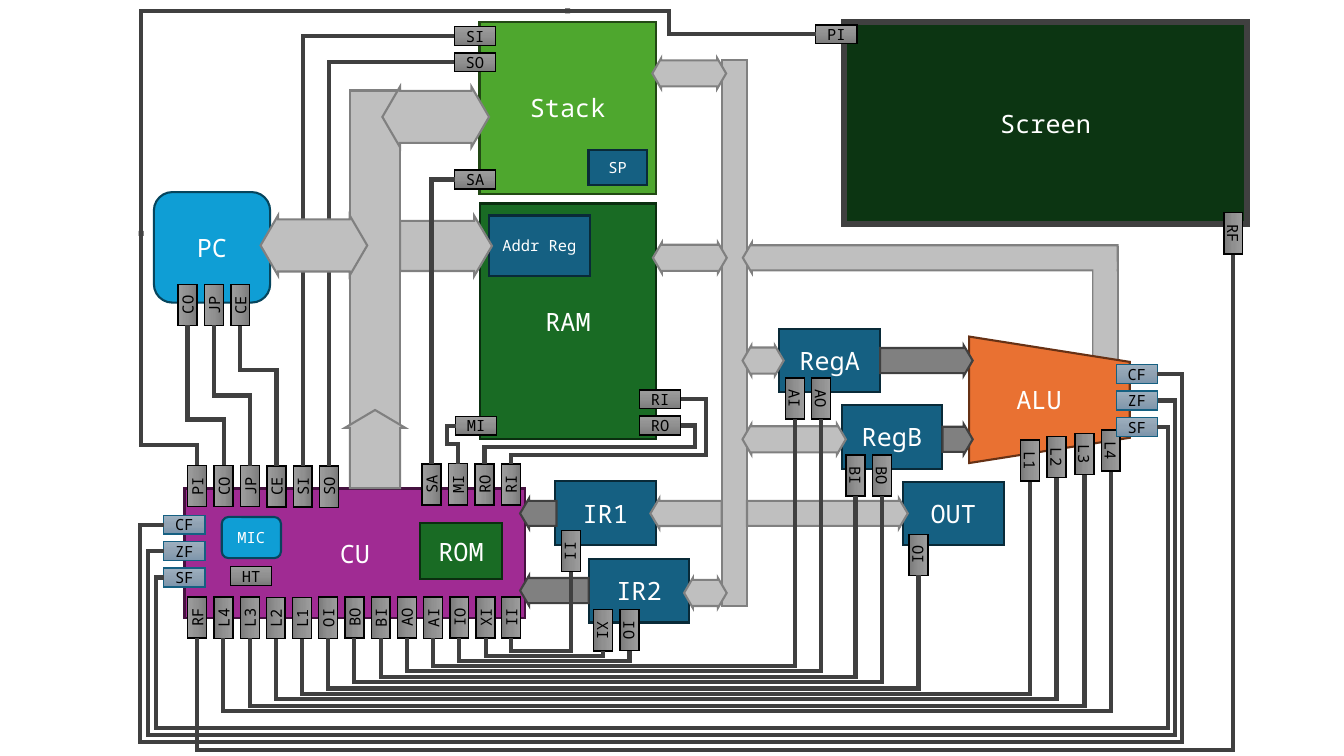
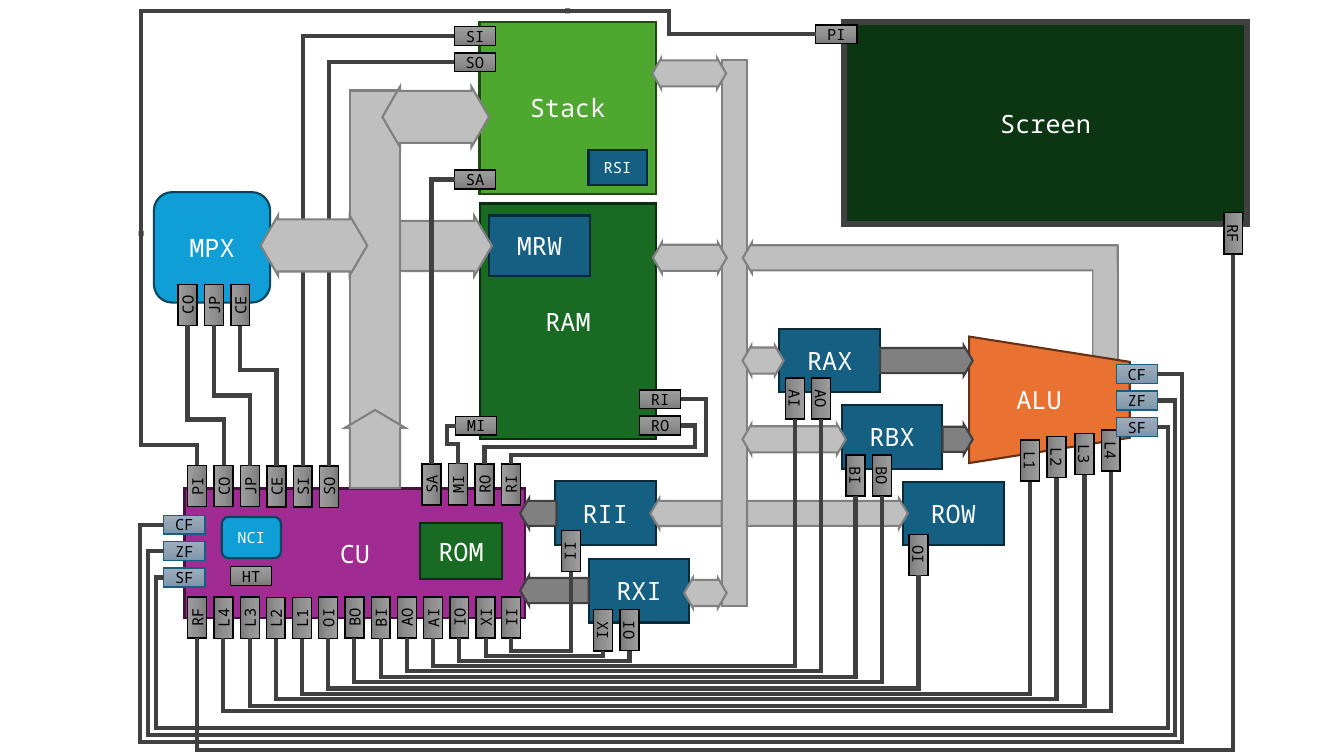
Before and after one commit to DromadaireFache/SBB-Computer-Sim, a slide deck: slide 1 of cpu_diagram.pptx. Drawn at 1344x756 pixels with LibreOffice and Linux fonts; fonts in the diff are those of the drawing. Boxes give left, top, right and bottom in pixels: in the first picture for what was removed or moved away, otherwise in the second. Text is boxed around its words. In the diff, an @@ line names an element or a change of style, - is before the commit and + after.

```diff
--- a/cpu_diagram.pptx
+++ b/cpu_diagram.pptx
@@ text in rectangle at <box>604,162,632,173</box>: text changed @@
-SP
+RSI
@@ text in rounded rectangle at <box>189,239,234,257</box>: text changed @@
-PC
+MPX
@@ text in rectangle at <box>517,237,562,255</box>: text changed; size 11 to 18 pt @@
-Addr Reg
+MRW
@@ text in rectangle at <box>807,352,852,370</box>: text changed @@
-RegA
+RAX
@@ text in rectangle at <box>869,428,914,446</box>: text changed @@
-RegB
+RBX
@@ text in rectangle at <box>583,505,628,523</box>: text changed @@
-IR1
+RII
@@ text in rectangle at <box>931,504,976,524</box>: text changed @@
-OUT
+ROW
@@ text in rounded rectangle at <box>237,532,265,543</box>: text changed @@
-MIC
+NCI
@@ text in rectangle at <box>616,582,661,600</box>: text changed @@
-IR2
+RXI
```
Also in this commit, not shown: 7 other files.
